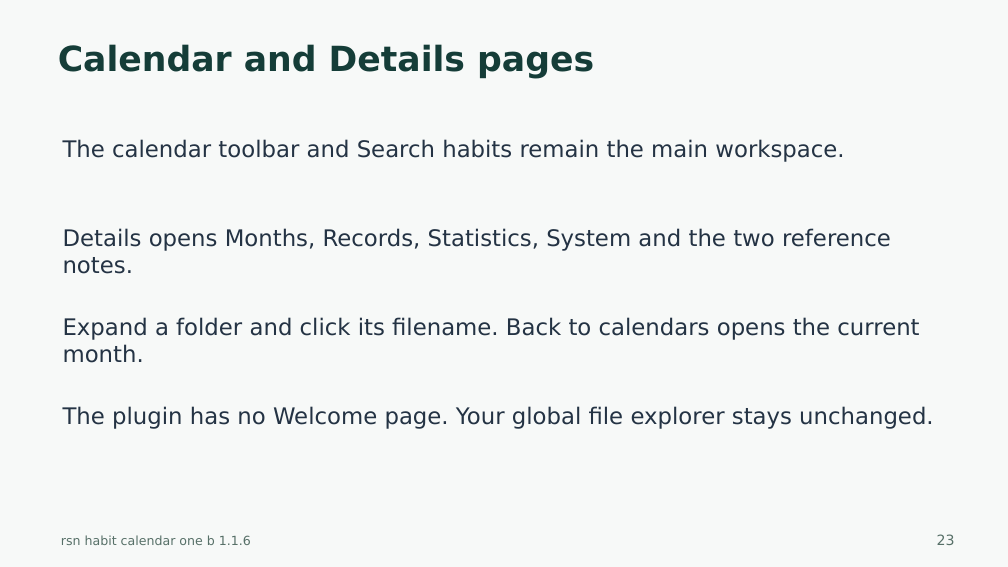
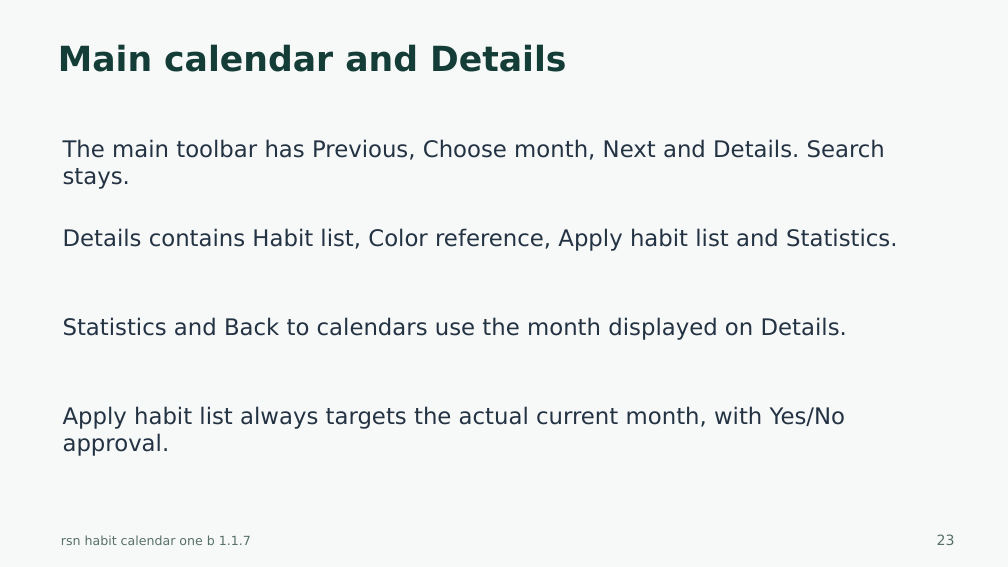
Before and after one commit to harharhari/rsn-habit-tracker-obsidian-plugin, a slide deck: slide 23 of docs/rsn-habit-calendar-one-b-tutorial.pptx. Drawn at 1008x567 pixels with LibreOffice and Linux fonts; fonts in the diff are those of the drawing. Boxes give left, top, right and bottom in pixels: in the first picture for what was removed or moved away, otherwise in the second. Text is boxed around its words. In the diff, an @@ line names an element or a change of style, - is before the commit and + after.

Commit message:
1. simplification of obsidian plugin 2. version 1.1.7 3. as on 2026-10-26

```diff
--- a/docs/rsn-habit-calendar-one-b-tutorial.pptx
+++ b/docs/rsn-habit-calendar-one-b-tutorial.pptx
@@ text at [58, 44, 566, 72]: text changed @@
-Calendar and Details pages
+Main calendar and Details
@@ text at [63, 139, 885, 189]: text changed @@
-The calendar toolbar and Search habits remain the main workspace.
+The main toolbar has Previous, Choose month, Next and Details. Search stays.
@@ text at [63, 228, 897, 251]: text changed @@
-Details opens Months, Records, Statistics, System and the two reference notes.
+Details contains Habit list, Color reference, Apply habit list and Statistics.
@@ text at [63, 317, 847, 340]: text changed @@
-Expand a folder and click its filename. Back to calendars opens the current month.
+Statistics and Back to calendars use the month displayed on Details.
@@ text at [63, 406, 845, 456]: text changed @@
-The plugin has no Welcome page. Your global file explorer stays unchanged.
+Apply habit list always targets the actual current month, with Yes/No approval.
@@ text at [61, 535, 251, 545]: text changed @@
-rsn habit calendar one b 1.1.6
+rsn habit calendar one b 1.1.7
```
Also in this commit, not shown: 43 other slides changed, 1 slide added, 34 other files.
